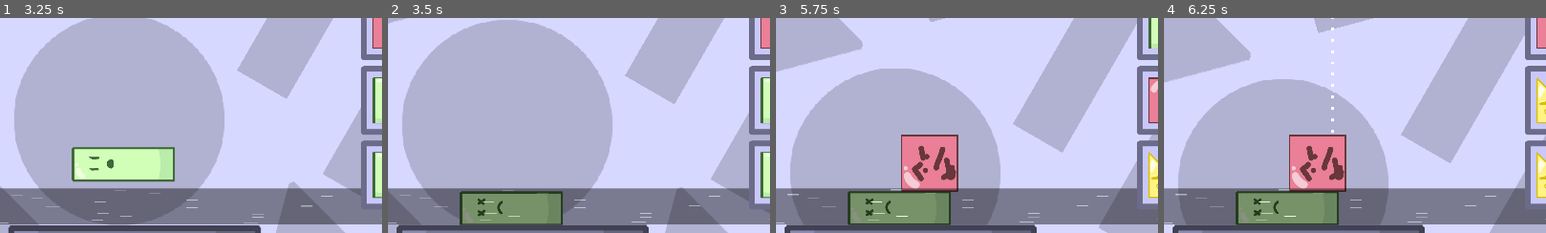
Above: before the commit, frames 1-4 (left to right).
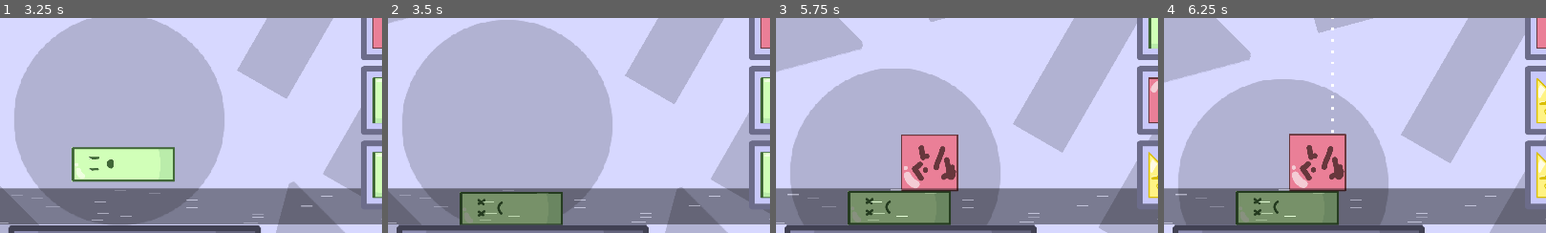
Above: after the commit, the same moments.

Repository: nullishew/game-jam-palindome
Game: Godot game, scene res://scenes/menu.tscn
Two runs of this game, one before a commit and one after it. Both use one fixed random seed, a clock stepped at 60 frames per second and the inputs below.
Inputs (mouse positions are % of the whole screen's width and height, from its top left):
- Up to frame 1 (3.25 s): click "Start" at 0.5 s; click "Start" at 1.25 s; move the mouse to (45, 70) at 2.02 s; hold Right (move_piece_right) from 2.03 s (still down); tap Space (drop_piece) at 2.1 s; click (45, 70) at 2.17 s; move the mouse to (80, 65) at 2.77 s; tap Tab (hold_piece) at 2.85 s
- Up to frame 2 (3.5 s): keep holding Right (move_piece_right)
- Up to frame 3 (5.75 s): move the mouse to (20, 35) at 3.52 s; release Right (move_piece_right) at 3.53 s; hold Left (move_piece_left) from 3.53 s (still down); tap Space (drop_piece) at 3.6, 5.1 s; move the mouse to (55, 50) at 4.27 s; tap Tab (hold_piece) at 4.35 s; click (55, 50) at 4.42 s; move the mouse to (35, 25) at 5.02 s
- Up to frame 4 (6.25 s): move the mouse to (72, 45) at 5.77 s; release Left (move_piece_left) at 5.78 s; hold Right (move_piece_right) from 5.78 s (still down); tap Tab (hold_piece) at 5.85 s
The pictures show only the part of the screen within x 32-82%, y 40-90%; the shares and areas given below are measured in that part.

Frame 1 is identical in both runs. In frame 2, 0.2% of the frame differs, in the area x 18-46%, y 80-93%; in frame 3, 0.5%; in frame 4, 0.7%, in the area x 18-48%, y 53-97%.

Commit message:
adjust physics + fix piece falling off sometimes missing area detectors

Diff:
--- a/project.godot
+++ b/project.godot
@@ -79,8 +79,8 @@
 3d/physics_engine="Jolt Physics"
 2d/solver/solver_iterations=48
 2d/solver/contact_recycle_radius=0.5
-2d/solver/contact_max_allowed_penetration=1.0
-2d/solver/default_contact_bias=0.3
+2d/solver/contact_max_allowed_penetration=0.5
+2d/solver/default_contact_bias=0.1
 common/physics_interpolation=true
 
 [rendering]
--- a/scenes/death_zone.tscn
+++ /dev/null
@@ -1,11 +0,0 @@
-[gd_scene format=3 uid="uid://bdajgv04xnnoe"]
-
-[ext_resource type="Script" uid="uid://r6ttaovedcxq" path="res://scripts/features/death_zone.gd" id="1_orvjg"]
-
-[sub_resource type="RectangleShape2D" id="RectangleShape2D_b6p7p"]
-
-[node name="DeathZone" type="Area2D" unique_id=1826319625]
-script = ExtResource("1_orvjg")
-
-[node name="CollisionShape2D" type="CollisionShape2D" parent="." unique_id=906594963]
-shape = SubResource("RectangleShape2D_b6p7p")
--- a/scenes/game.tscn
+++ b/scenes/game.tscn
@@ -5,7 +5,6 @@
 [ext_resource type="Script" uid="uid://dwdql42b0t8a4" path="res://scripts/features/gravity_controller.gd" id="3_bt5mj"]
 [ext_resource type="PackedScene" uid="uid://b4g4t2trs4wr7" path="res://scenes/platform.tscn" id="3_lbhrr"]
 [ext_resource type="Script" uid="uid://7sjebcj80til" path="res://scripts/features/minimum_height/minimum_height_controller.gd" id="4_5newe"]
-[ext_resource type="PackedScene" uid="uid://bdajgv04xnnoe" path="res://scenes/death_zone.tscn" id="4_lbhrr"]
 [ext_resource type="Script" uid="uid://dxabjkkobfw1v" path="res://scripts/features/piece/piece_spawn_controller.gd" id="9_5newe"]
 [ext_resource type="Script" uid="uid://f7c8k35oislr" path="res://scripts/features/piece/piece_placement_preview/placement_preview_controller.gd" id="10_1kice"]
 [ext_resource type="Script" uid="uid://bravgtsr1mrig" path="res://scripts/features/camera_controller.gd" id="11_5newe"]
@@ -21,18 +20,23 @@
 [ext_resource type="Texture2D" uid="uid://dsvdkvc3mnws4" path="res://assets/pieces/square_piece/square_piece_impact.png" id="15_1kice"]
 [ext_resource type="PackedScene" uid="uid://cdjjpa8grcjnb" path="res://scenes/minimum_height_area.tscn" id="19_1kice"]
 [ext_resource type="PackedScene" uid="uid://ccy05kcl0d213" path="res://scenes/hud.tscn" id="20_1kice"]
+[ext_resource type="Script" uid="uid://bpod6la3hm212" path="res://scripts/features/playable_area.gd" id="20_5newe"]
 
 [sub_resource type="ShaderMaterial" id="ShaderMaterial_ca42v"]
 shader = ExtResource("11_ir15t")
 shader_parameter/speed = -1.0
 
-[node name="Game" type="Node2D" unique_id=795297754 node_paths=PackedStringArray("piece_manager", "gravity_controller", "camera_controller", "platform_controller", "minimum_height_controller")]
+[sub_resource type="RectangleShape2D" id="RectangleShape2D_5newe"]
+size = Vector2(1920, 1080)
+
+[node name="Game" type="Node2D" unique_id=795297754 node_paths=PackedStringArray("piece_manager", "gravity_controller", "camera_controller", "platform_controller", "minimum_height_controller", "playable_area")]
 script = ExtResource("1_yqjtg")
 piece_manager = NodePath("PieceManager")
 gravity_controller = NodePath("GravityController")
 camera_controller = NodePath("Camera2D")
 platform_controller = NodePath("PlatformController")
 minimum_height_controller = NodePath("MinimumHeightController")
+playable_area = NodePath("World/Playable Area")
 difficulty_config = ExtResource("2_e1j6l")
 
 [node name="GravityController" type="Node" parent="." unique_id=76204897]
@@ -171,10 +175,6 @@
 [node name="Top Spawn" type="Node2D" parent="World/Top Platform" unique_id=947222863]
 position = Vector2(0, 100)
 
-[node name="DeathZone2" parent="World/Top Platform" unique_id=475342207 instance=ExtResource("4_lbhrr")]
-position = Vector2(10, -217)
-scale = Vector2(50, 1)
-
 [node name="Top Minimum Height Area" parent="World/Top Platform" unique_id=618680559 instance=ExtResource("19_1kice")]
 modulate = Color(1, 0.44705883, 1, 1)
 position = Vector2(0, 50)
@@ -185,23 +185,14 @@
 [node name="Bottom Spawn" type="Node2D" parent="World/Bottom Platform" unique_id=476875877]
 position = Vector2(1, -100)
 
-[node name="DeathZone" parent="World/Bottom Platform" unique_id=1826319625 instance=ExtResource("4_lbhrr")]
-position = Vector2(-4, 324)
-scale = Vector2(50, 1)
-
 [node name="Bottom Minimum Height Area" parent="World/Bottom Platform" unique_id=1944673834 instance=ExtResource("19_1kice")]
 position = Vector2(0, -50)
 
-[node name="DeathZones" type="Node2D" parent="World" unique_id=378252427]
+[node name="Playable Area" type="Area2D" parent="World" unique_id=1117832960 node_paths=PackedStringArray("collision_shape")]
+script = ExtResource("20_5newe")
+collision_shape = NodePath("CollisionShape2D")
 
-[node name="DeathZone3" parent="World/DeathZones" unique_id=1126281281 instance=ExtResource("4_lbhrr")]
-position = Vector2(-558, 50)
-rotation = 1.5707964
-scale = Vector2(50, 1)
-
-[node name="DeathZone4" parent="World/DeathZones" unique_id=1252219371 instance=ExtResource("4_lbhrr")]
-position = Vector2(597, 62.999996)
-rotation = 1.5707964
-scale = Vector2(50, 1)
+[node name="CollisionShape2D" type="CollisionShape2D" parent="World/Playable Area" unique_id=1881653783]
+shape = SubResource("RectangleShape2D_5newe")
 
 [node name="HUD" parent="." unique_id=827572359 instance=ExtResource("20_1kice")]
--- a/scripts/features/death_zone.gd
+++ /dev/null
@@ -1,10 +0,0 @@
-extends Area2D
-
-
-func _ready() -> void:
-	body_entered.connect(_on_body_entered)
-
-func _on_body_entered(body: Node2D):
-	if body is Piece:
-		body.despawn()
-		# GameManager.game.lose()
--- /dev/null
+++ b/scripts/features/playable_area.gd
@@ -0,0 +1,21 @@
+class_name PlayableArea
+extends Area2D
+
+
+@export var collision_shape: CollisionShape2D
+
+
+func _ready() -> void:
+	body_exited.connect(_on_body_exited)
+
+
+func update_bounds(pos: Vector2, size: Vector2):
+	var rect_shape = RectangleShape2D.new()
+	rect_shape.size = size
+	collision_shape.shape = rect_shape
+	global_position = pos
+
+
+func _on_body_exited(body: Node2D):
+	if body is Piece:
+		body.despawn()
--- a/scripts/systems/game.gd
+++ b/scripts/systems/game.gd
@@ -7,13 +7,12 @@
 @export var camera_controller: CameraController
 @export var platform_controller: PlatformController
 @export var minimum_height_controller: MinimumHeightController
+@export var playable_area: PlayableArea
 
 @export var min_place_time: float = 1
 @export var min_settle_time: float = 0.5
 
-@export var invert_turn_count: int = 4
 @export var difficulty_config: DifficultyConfig
-
 
 var is_game_over: bool:
 	get: return _state == GameState.LOSE
@@ -68,6 +67,16 @@
 func _physics_process(delta: float) -> void:
 	platform_controller.update_platform_distance(delta)
 	camera_controller.call_deferred("update_camera", delta)
+
+	var top_plat_pos := platform_controller.top_platform.global_position
+	var bottom_plat_pos := platform_controller.bottom_platform.global_position
+	var plat_midpoint := 0.5 * (top_plat_pos + bottom_plat_pos)
+	var buffer_y: float = 300
+	var playable_area_size := Vector2(
+		1920,
+		2 * buffer_y + (bottom_plat_pos.y - top_plat_pos.y)
+	)
+	playable_area.update_bounds(plat_midpoint, playable_area_size)
 
 	match _state:
 		GameState.PREPARE_TURN:
Not shown, removed: scripts/features/death_zone.gd.uid
Not shown, added: scripts/features/playable_area.gd.uid
